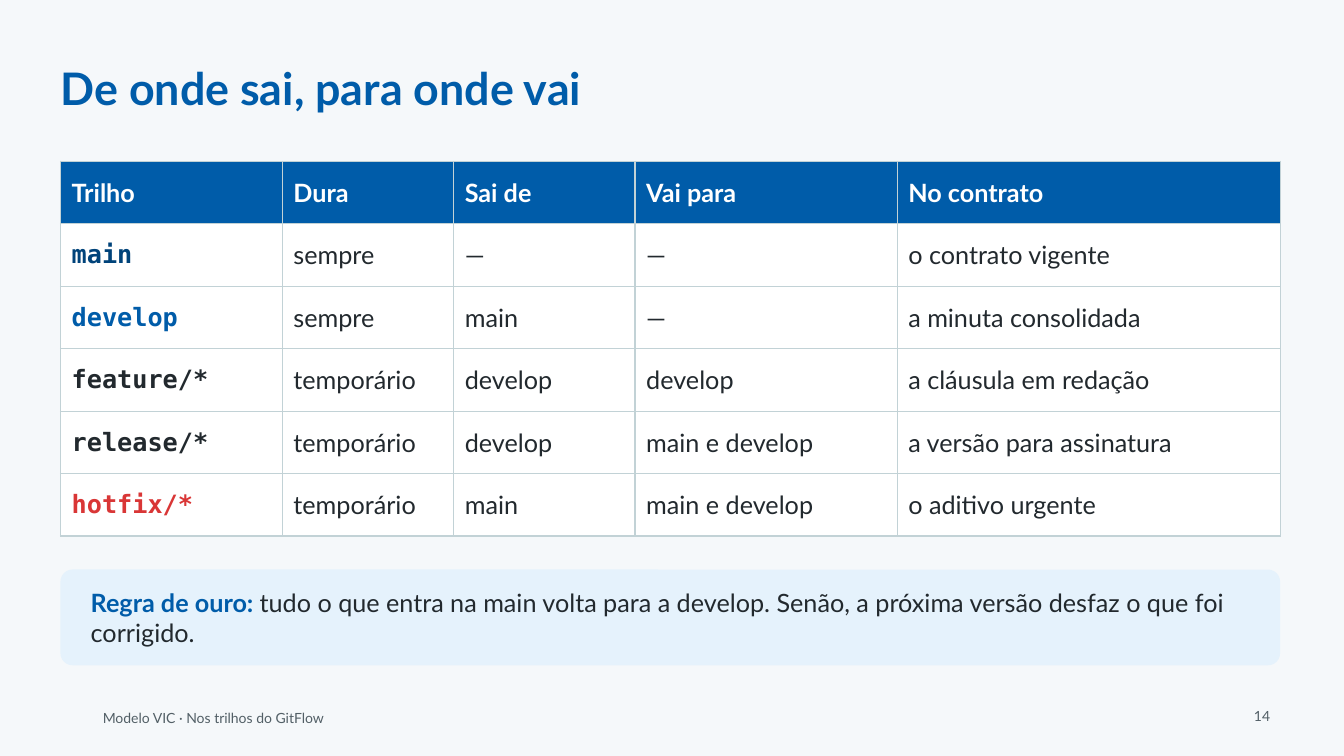
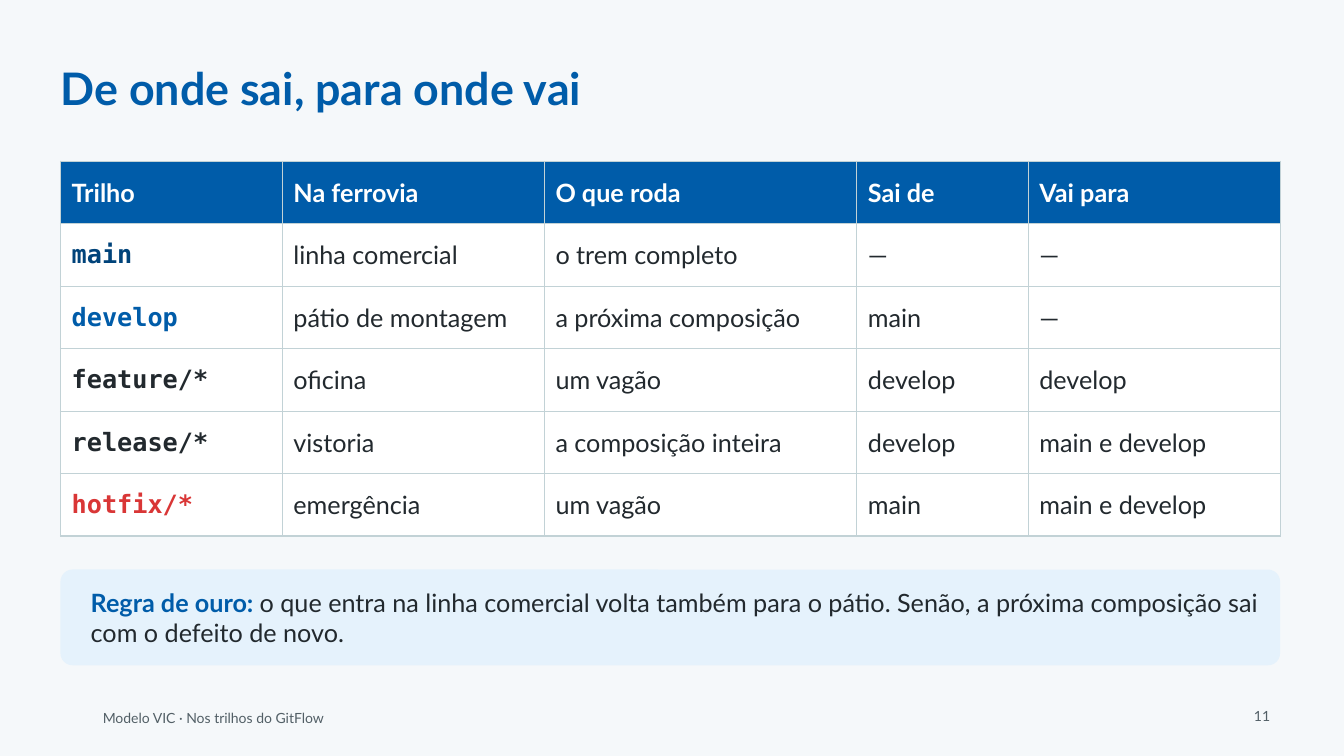
Before and after one commit to andromarcio/modelo-vic, a slide deck: slide 11 of treinamento/oficina-nos-trilhos/1-slides-nos-trilhos.pptx (slide 14 before the commit). Drawn at 1344x756 pixels with LibreOffice and Linux fonts; fonts in the diff are those of the drawing; background and template pictures are left out. Boxes give left, top, right and bottom in pixels: in the first picture for what was removed or moved away, otherwise in the second. Text is boxed around its words. In the diff, an @@ line names an element or a change of style, - is before the commit and + after.

```diff
--- a/treinamento/oficina-nos-trilhos/1-slides-nos-trilhos.pptx
+++ b/treinamento/oficina-nos-trilhos/1-slides-nos-trilhos.pptx
@@ table at <box>60,161,1280,523</box> @@
-row 1: Trilho | Dura | Sai de | Vai para | No contrato
+row 1: Trilho | Na ferrovia | O que roda | Sai de | Vai para
-row 2: main | sempre | — | — | o contrato vigente
+row 2: main | linha comercial | o trem completo | — | —
-row 3: develop | sempre | main | — | a minuta consolidada
+row 3: develop | pátio de montagem | a próxima composição | main | —
-row 4: feature/* | temporário | develop | develop | a cláusula em redação
+row 4: feature/* | oficina | um vagão | develop | develop
-row 5: release/* | temporário | develop | main e develop | a versão para assinatura
+row 5: release/* | vistoria | a composição inteira | develop | main e develop
-row 6: hotfix/* | temporário | main | main e develop | o aditivo urgente
+row 6: hotfix/* | emergência | um vagão | main | main e develop
@@ text at <box>91,593,1257,642</box>: text changed @@
-Regra de ouro: tudo o que entra na main volta para a develop. Senão, a próxima versão desfaz o que foi corrigido.
+Regra de ouro: o que entra na linha comercial volta também para o pátio. Senão, a próxima composição sai com o defeito de novo.
@@ page number at <box>1254,711,1270,721</box>: text changed @@
-14
+11
```
Also in this commit, not shown: 27 other slides changed, 8 slides added, 6 slides removed, 8 other files.
